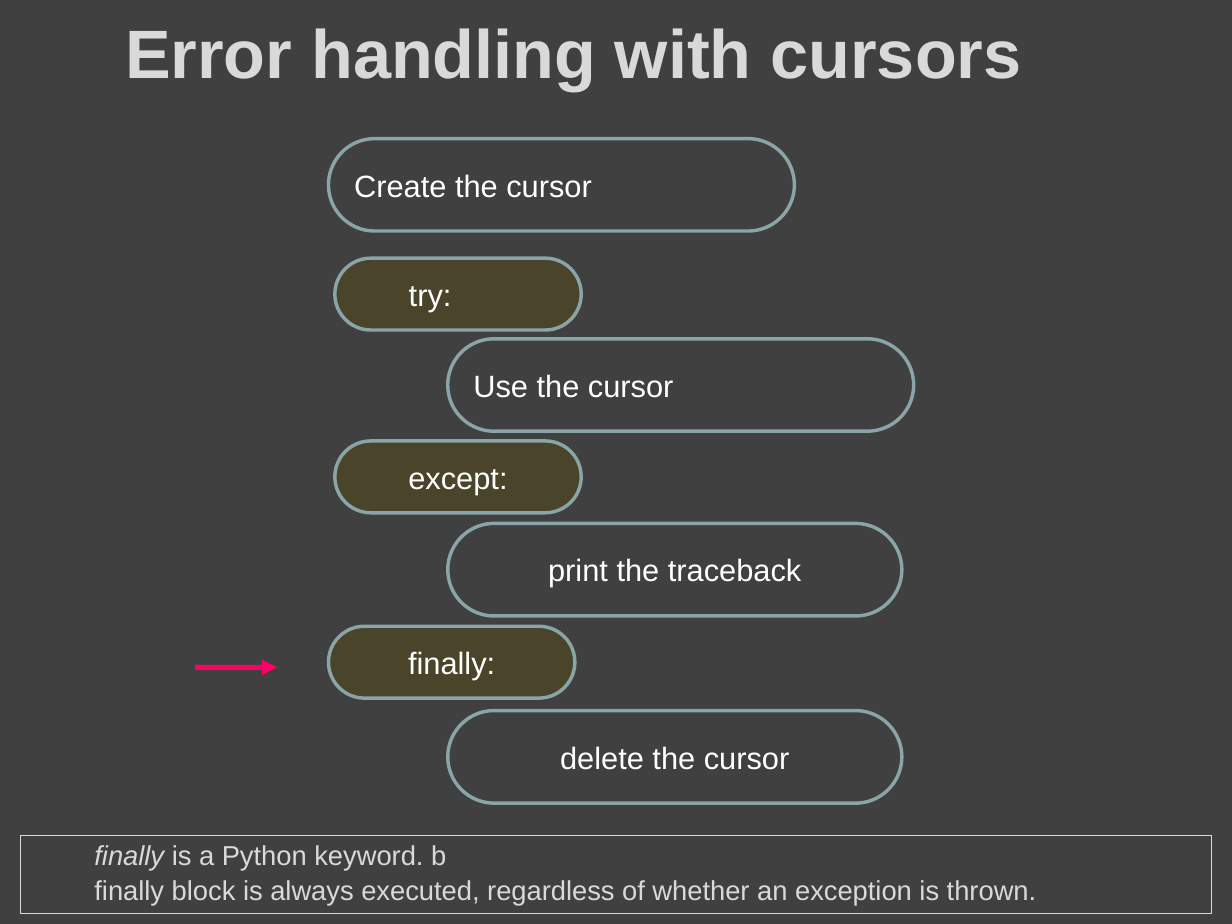
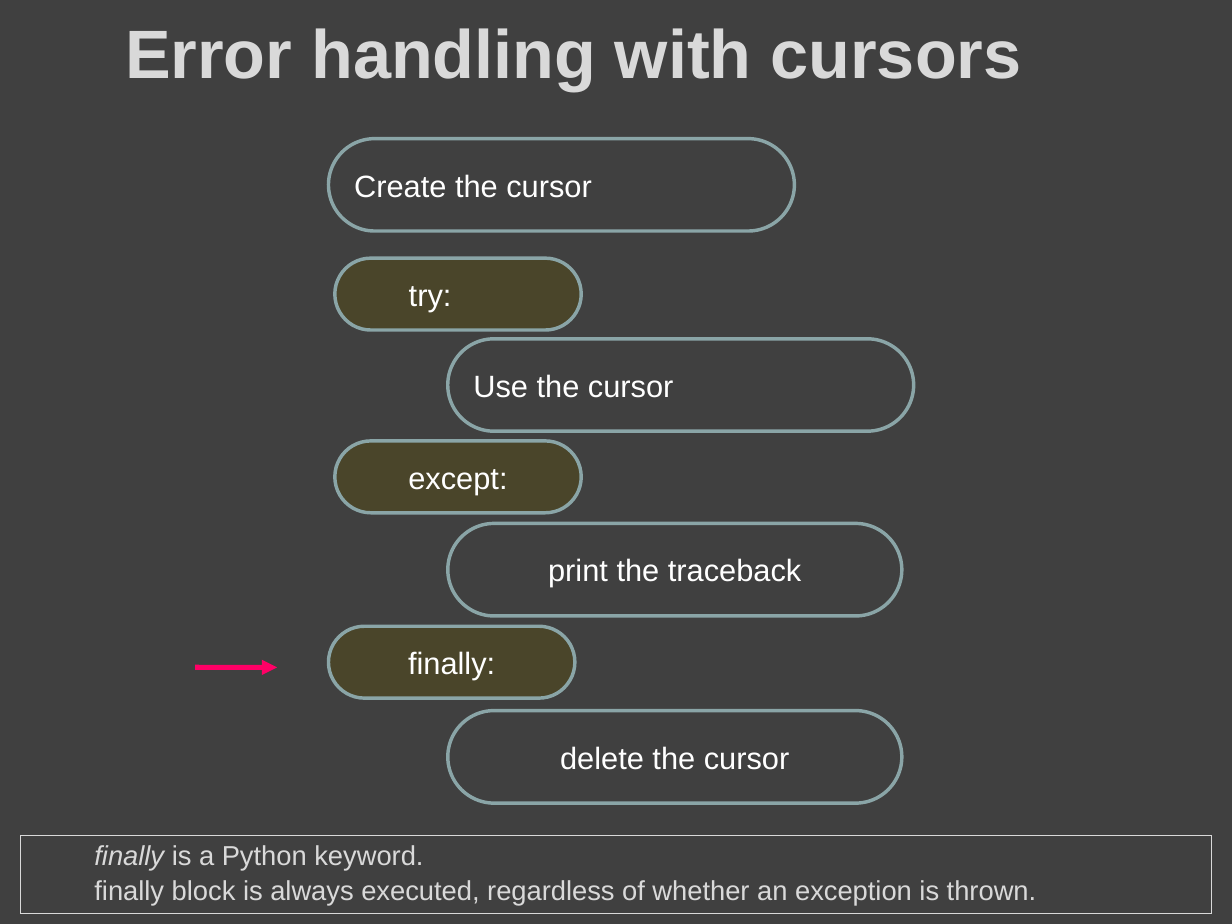
Before and after one commit to lgtateos/gis540, a slide deck: slide 103 of slides/cursors.pptx (slide 97 before the commit). Drawn at 1232x924 pixels with LibreOffice and Linux fonts; fonts in the diff are those of the drawing. Boxes give left, top, right and bottom in pixels: in the first picture for what was removed or moved away, otherwise in the second. Text is boxed around its words. In the diff, an @@ line names an element or a change of style, - is before the commit and + after.

```diff
--- a/slides/cursors.pptx
+++ b/slides/cursors.pptx
@@ text in rectangle at (94,845,423,870): text changed @@
-  finally is a Python keyword. b
+  finally is a Python keyword.
```
Also in this commit, not shown: 12 other slides changed, 9 slides added, 3 slides removed.
